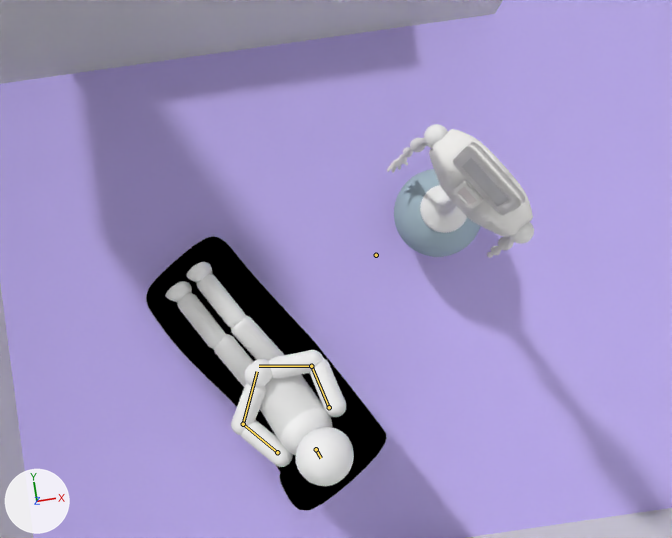
Two versions of the Blender file KILL.blend, one commit apart.
Rendered twice from the file's camera 'Camera'. Lighting does not change. The marker at lower left points along +X, +Y and +Z. Both versions are drawn at the pose saved in each file; the numbers are the values there. The bones that change are drawn over the model as lines.

In view in the first picture: 'Bildschirm_Gross', 'Bodenplatte', 'Head', 'Kissen', 'Kugel', 'LeftForearm', 'LeftForearm.002', 'LeftHand', 'LeftHand.001', 'LeftLeg', 'LeftUpperarm', 'LeftUpperarm.001', 'RightLeg', 'Room', 'Sitzflaeche', 'Staender', 'Torso.001', 'Torso.002'.
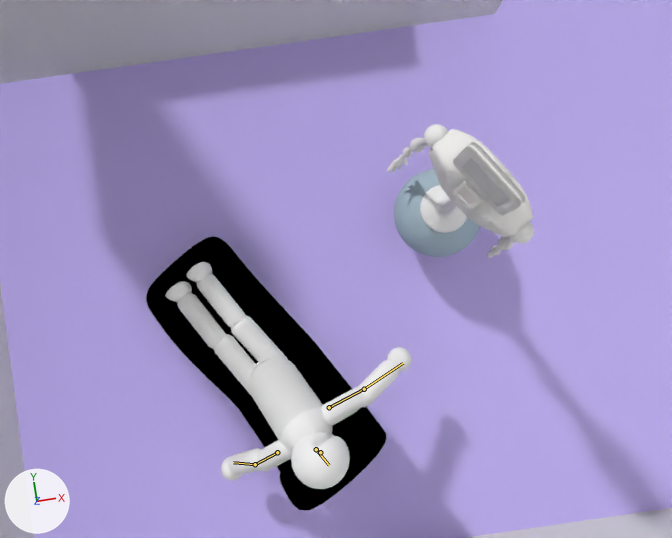
Edits to the scene script, one JSON object a line:
```json
{"block": "bone_bone_002", "where": "bone_bone_002 = bpy.data.objects['Armature'].pose.bones['Bone.002']  # child of 'Bone.001'"}
{"op": "set", "path": "bone_bone_002.rotation_quaternion", "old": "(0.788, -0.495, -0.163, 0.327)", "new": "(0.945, -0.091, -0.116, -0.293)", "note": "degrees (-63, 4, 43) -> degrees (-6, -16, -34)"}
{"block": "bone_bone_003", "where": "bone_bone_003 = bpy.data.objects['Armature'].pose.bones['Bone.003']  # child of 'Bone.002'"}
{"op": "set", "path": "bone_bone_003.rotation_quaternion", "old": "(0.81, 0.045, -0.262, 0.522)", "new": "(0.963, 0.172, -0.203, 0.038)", "note": "degrees (-13, -28, 69) -> degrees (20, -24, 0)"}
{"block": "bone_bone_012", "where": "bone_bone_012 = bpy.data.objects['Armature'].pose.bones['Bone.012']  # child of 'Bone.011'"}
{"op": "set", "path": "bone_bone_012.rotation_quaternion", "old": "(0.767, -0.597, -0.148, -0.184)", "new": "(0.906, -0.178, -0.218, 0.316)", "note": "degrees (-74, -27, -7) -> degrees (-29, -16, 43)"}
{"block": "bone_bone_013", "where": "bone_bone_013 = bpy.data.objects['Armature'].pose.bones['Bone.013']  # child of 'Bone.012'"}
{"op": "set", "path": "bone_bone_013.rotation_quaternion", "old": "(0.865, -0.356, 0.216, -0.278)", "new": "(0.943, 0.011, -0.326, 0.06)", "note": "degrees (-48, 10, -40) -> degrees (-1, -38, 8)"}
{"block": "bone_bone_016", "where": "bone_bone_016 = bpy.data.objects['Armature'].pose.bones['Bone.016']  # child of 'Bone.015'"}
{"op": "set", "path": "bone_bone_016.rotation_quaternion", "old": "(0.967, -0.233, -0.099, -0.022)", "new": "(0.838, 0.145, -0.511, -0.124)", "note": "degrees (-27, -12, 0) -> degrees (40, -55, -39)"}
{"block": "bone_bone", "where": "bone_bone = bpy.data.objects['BurgerBone'].pose.bones['Bone']"}
{"op": "set", "path": "bone_bone.location", "old": "(0.0, 0.0, 0.0)", "new": "(-5.418, -6.724, 13.039)"}
```

Boxes [x1, y1, x2, y2] around the edits, measured in the pictures (672 x 538 px):
```json
{"object": "Head", "change": "posed", "before": [296, 427, 354, 486], "after": [291, 432, 350, 489]}
{"object": "LeftForearm.002", "change": "posed", "before": [269, 350, 323, 379], "after": [358, 360, 399, 404], "on screen": "24% narrower, 50% taller"}
{"object": "LeftUpperarm.001", "change": "posed", "before": [310, 358, 346, 417], "after": [321, 387, 369, 425], "on screen": "32% wider, 35% shorter"}
{"object": "LeftForearm", "change": "posed", "before": [231, 383, 266, 435], "after": [228, 448, 261, 475]}
{"object": "LeftUpperarm", "change": "posed", "before": [240, 420, 293, 467], "after": [257, 440, 292, 471]}
{"object": "LeftHand.001", "change": "posed", "before": [245, 363, 268, 387], "after": [221, 456, 243, 480]}
{"object": "LeftHand", "change": "posed", "before": [253, 359, 272, 382], "after": [387, 347, 411, 372]}
{"bone": "Bone.002", "before": "(329, 407) to (311, 366)", "after": "(329, 407) to (364, 389)"}
{"bone": "Bone.003", "before": "(311, 366) to (259, 366)", "after": "(364, 389) to (403, 363)"}
{"bone": "Bone.012", "before": "(277, 452) to (243, 424)", "after": "(277, 452) to (255, 464)"}
{"bone": "Bone.013", "before": "(243, 424) to (257, 371)", "after": "(255, 464) to (233, 462)"}
{"bone": "Bone.016", "before": "(316, 449) to (321, 458)", "after": "(316, 449) to (329, 465)"}
{"bone": "Bone", "before": "(376, 255) to (376, 255)", "after": "(320, 452) to (320, 452)"}
```
